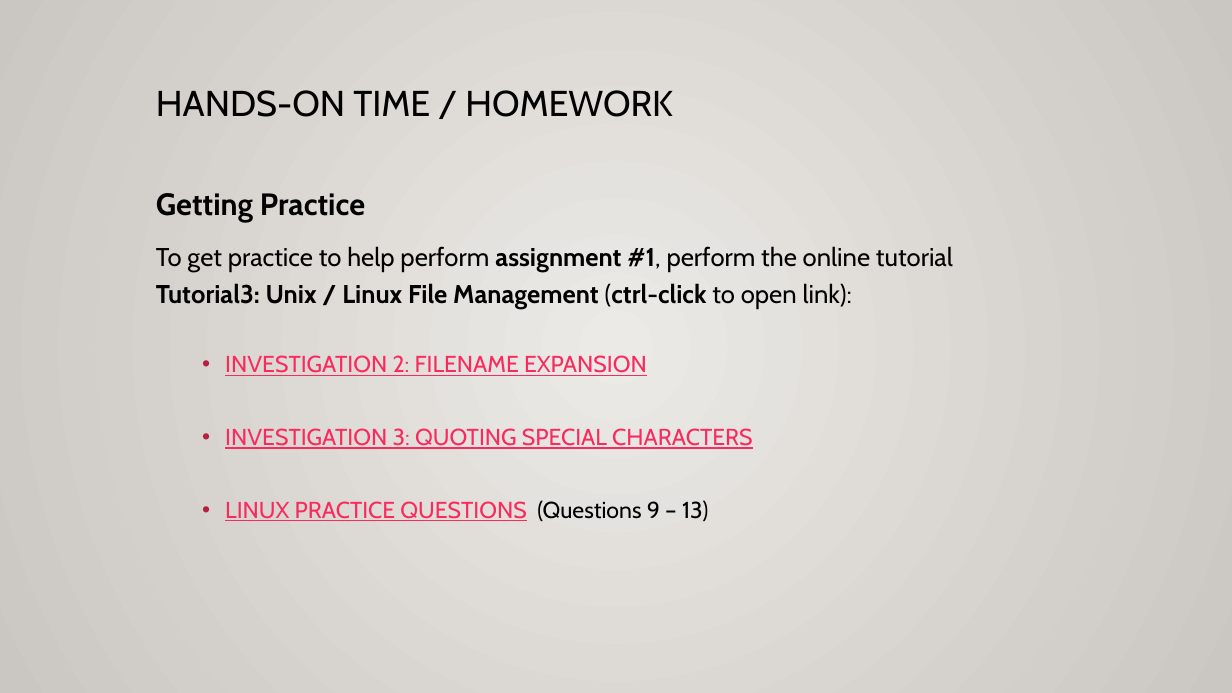
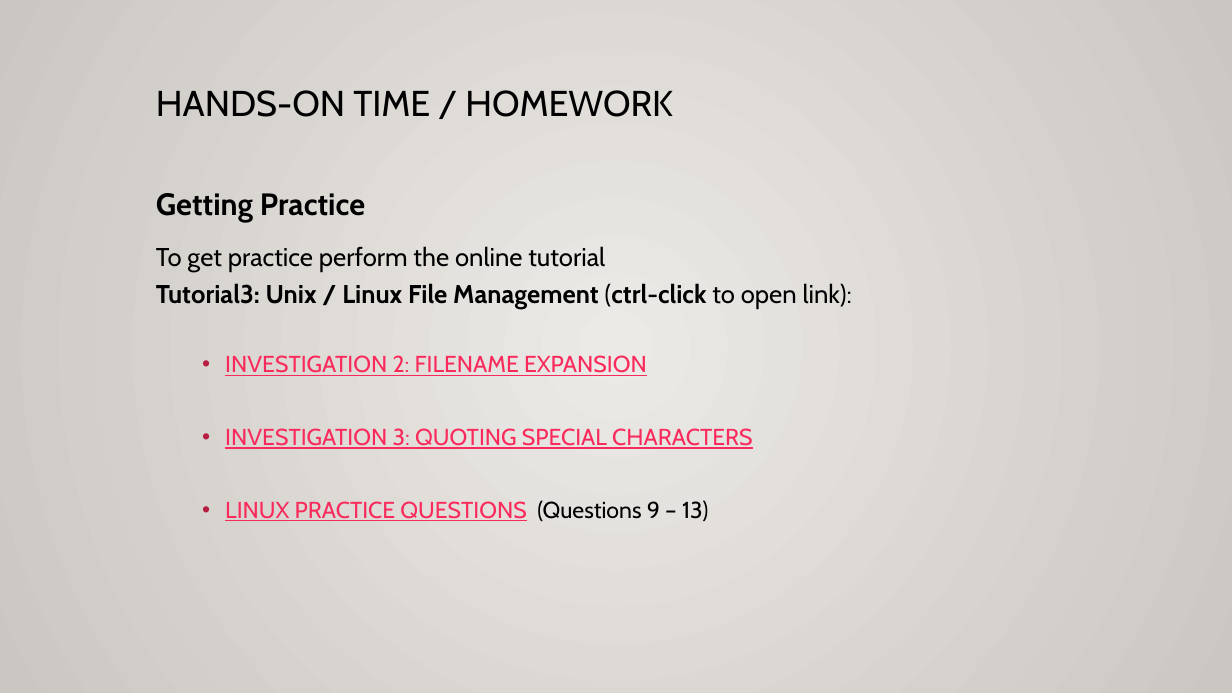
Before and after one commit to Seneca-ICTOER/OSL640, a slide deck: slide 21 of static/slides/OSL640-Week3.pptx. Drawn at 1232x693 pixels with LibreOffice and Linux fonts; fonts in the diff are those of the drawing. Boxes give left, top, right and bottom in pixels: in the first picture for what was removed or moved away, otherwise in the second. Text is boxed around its words. In the diff, an @@ line names an element or a change of style, - is before the commit and + after.

```diff
--- a/static/slides/OSL640-Week3.pptx
+++ b/static/slides/OSL640-Week3.pptx
@@ text at bbox=[156, 246, 852, 308]: text changed @@
-To get practice to help perform assignment #1, perform the online tutorial
-Tutorial3: Unix / Linux File Management (ctrl-click to open link):
+To get practice perform the online tutorial
+Tutorial3: Unix / Linux File Management (ctrl-click to open link):
```
Also in this commit, not shown: 2 other slides changed, 13 other files.
